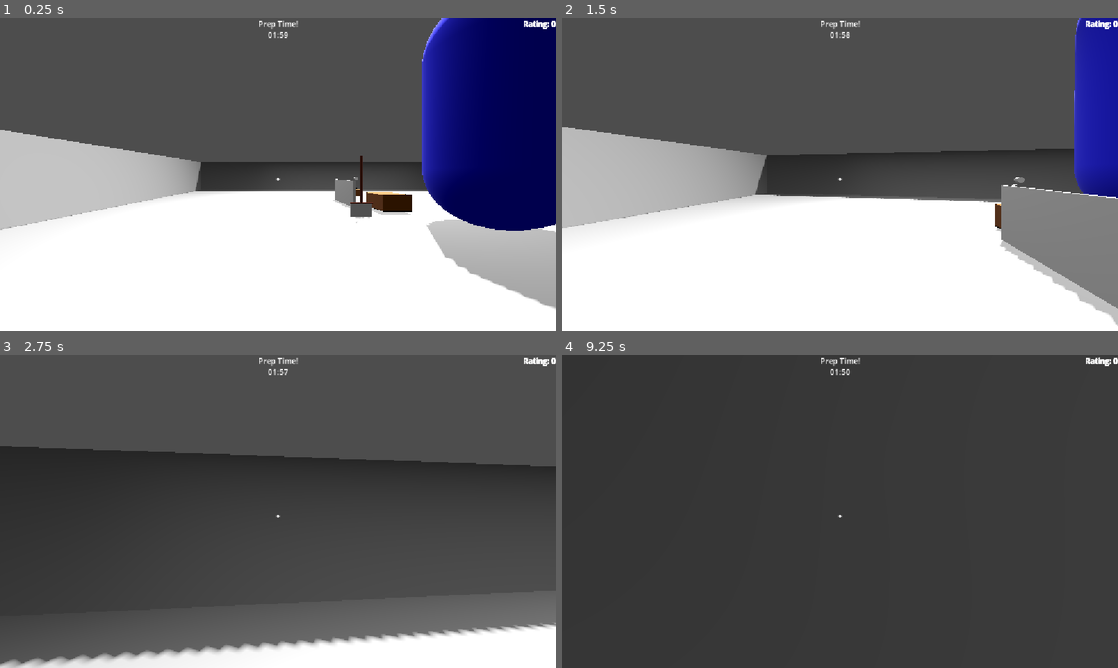
Above: before the commit, frames 1-4 (two rows, left to right).
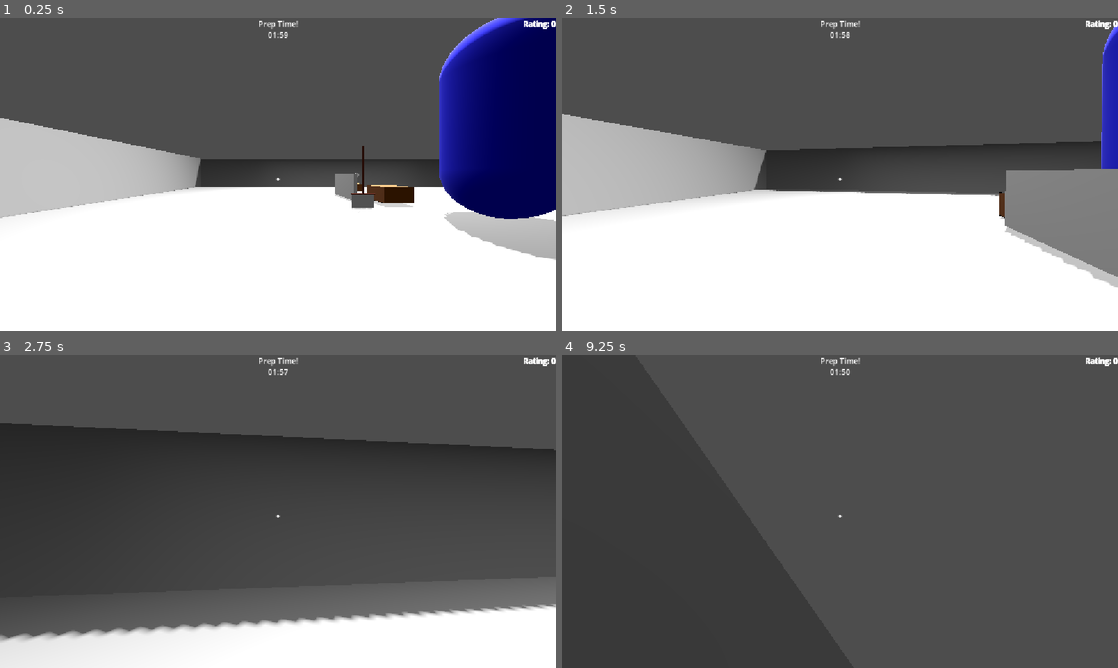
Above: after the commit, the same moments.

Repository: AlexLietha/Slacker
Game: Godot game, scene res://Scenes/test.tscn
Same seed, same stepped clock (60 frames per second), same inputs: the game is played once before the commit and once after it.
Inputs (mouse positions are in pixels of both pictures, inside the frame that each line leads up to):
- Up to frame 1 (0.25 s): no input
- Up to frame 2 (1.5 s): tap Enter (ui_accept) at 0.5, 0.77 s; move the mouse to (867, 174) at 0.52 s; hold W (moveForward) from 0.53 s (still down); right-click (867, 174) at 0.6 s; move the mouse to (812, 174) at 1.27 s; tap E (interact) at 1.35 s
- Up to frame 3 (2.75 s): keep holding W (moveForward); tap Enter (ui_accept) at 1.52 s; move the mouse to (289, 505) at 2.02 s; tap ` (reassignRoles) at 2.1 s
- Up to frame 4 (9.25 s): move the mouse to (834, 517) at 2.77 s; right-click (834, 517) at 2.85 s; tap Enter (ui_accept) at 3.02, 3.5, 3.77, 4.25, 4.52, 5, 5.75, 6.02, 6.5, 6.77, 7.52, 9.02 s; move the mouse to (878, 514) at 3.52 s; tap E (interact) at 3.6, 5.85, 8.1 s; move the mouse to (795, 508) at 4.27 s; tap ` (reassignRoles) at 4.35, 6.6, 8.85 s; move the mouse to (845, 511) at 5.02 s; right-click (845, 511) at 5.1 s; move the mouse to (817, 505) at 5.77 s; release W (moveForward) at 5.78 s; hold D (moveRight) 5.78-6.53 s; move the mouse to (867, 511) at 6.52 s; hold W (moveForward) 6.53-8.78 s; move the mouse to (812, 511) at 7.27 s; right-click (812, 511) at 7.35 s; move the mouse to (851, 505) at 8.02 s; move the mouse to (834, 517) at 8.77 s; hold A (moveLeft) from 8.78 s (still down)

The runs differ from the first frame. In frame 1, 12% of the frame differs, in the area x 0-100%, y 0-93%; in frame 2, 11%; in frame 3, 16%, in the area x 0-100%, y 21-100%; in frame 4, 0.6%.

Commit message:
Made adjustments to player
- Made raycast beam longer incase interactables are dropped on the floor
- Moved the camera a little bit away from the player for no real reason
- Moved functional kitchen food runner guy out of the wall

Diff:
--- a/slacker/Scenes/FunctionalKitchen.tscn
+++ b/slacker/Scenes/FunctionalKitchen.tscn
@@ -60,7 +60,7 @@
 transform = Transform3D(1, 0, 0, 0, 1, 0, 0, 0, 1, -2.349741, 4.04204, -2.8010726)
 
 [node name="Player" parent="." unique_id=1090027167 instance=ExtResource("1_8o0il")]
-transform = Transform3D(3.5, 0, 0, 0, 3.5, 0, 0, 0, 3.5, 0, 0, 2.5748045)
+transform = Transform3D(3.5, 0, 0, 0, 3.5, 0, 0, 0, 3.5, 0, 0.5726423, 2.5748045)
 
 [node name="Walls" type="Node3D" parent="." unique_id=131895973]
 transform = Transform3D(1, 0, 0, 0, 1, 0, 0, 0, 1, -2.6749945, 1.8434739, -4.420146)
@@ -281,7 +281,7 @@
 transform = Transform3D(1, 0, 0, 0, 1, 0, 0, 0, 1, -5, 2.058153, -8.817998)
 
 [node name="NPC1" parent="." unique_id=190551831 instance=ExtResource("27_kssx3")]
-transform = Transform3D(2.4372742, 0, 2.5119107, 0, 3.5, 0, -2.5119107, 0, 2.4372742, 11.181117, -0.012005806, 4.5602317)
+transform = Transform3D(2.4372742, 0, 2.5119107, 0, 3.5, 0, -2.5119107, 0, 2.4372742, 10.243175, -0.012005806, 5.419688)
 
 [node name="IDComponent2" type="Node" parent="NPC1" unique_id=944265514]
 script = ExtResource("28_wur46")
--- a/slacker/Scenes/player.tscn
+++ b/slacker/Scenes/player.tscn
@@ -19,11 +19,11 @@
 grabbedItem = NodePath("GrabbedObjectPosition")
 
 [node name="PlayerCollision" type="CollisionShape3D" parent="." unique_id=2098379967]
-transform = Transform3D(0.633, 0, 0, 0, 0.633, 0, 0, 0, 0.633, 0, 0.50020564, 0)
+transform = Transform3D(0.5, 0, 0, 0, 0.5, 0, 0, 0, 0.5, 0, 0.5, 0)
 shape = SubResource("CapsuleShape3D_vgqql")
 
 [node name="PlayerMesh" type="MeshInstance3D" parent="." unique_id=1047470937]
-transform = Transform3D(0.633, 0, 0, 0, 0.633, 0, 0, 0, 0.633, 0, 0.50020564, 0)
+transform = Transform3D(0.5, 0, 0, 0, 0.5, 0, 0, 0, 0.5, 0, 0.5, 0)
 mesh = SubResource("CapsuleMesh_6t5aa")
 
 [node name="Hat" type="MeshInstance3D" parent="." unique_id=913713231]
@@ -32,11 +32,10 @@
 mesh = SubResource("CylinderMesh_fkybt")
 
 [node name="Camera3D" type="Camera3D" parent="." unique_id=1067204491]
-transform = Transform3D(1, 0, 0, 0, 1, 0, 0, 0, 1, 0, 0.862, -0.25)
+transform = Transform3D(0.2857143, 0, 0, 0, 0.2857143, 0, 0, 0, 0.2857143, 0, 0.77671343, -0.33256498)
 current = true
 
 [node name="Interaction Range" type="RayCast3D" parent="Camera3D" unique_id=1386856921]
-transform = Transform3D(1, 0, 0, 0, 1, 0, 0, 0, 1, 0, 0, -0.09092179)
 target_position = Vector3(0, 0, -3)
 collision_mask = 2
 script = ExtResource("1_3vyb7")
